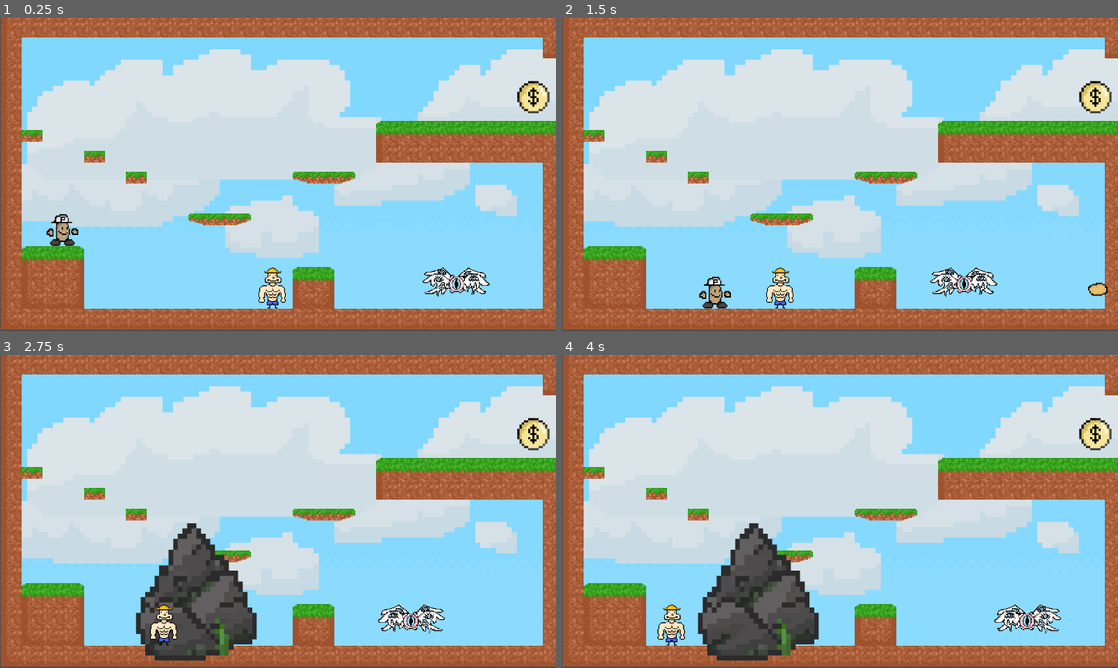
Above: before the commit, frames 1-4 (two rows, left to right).
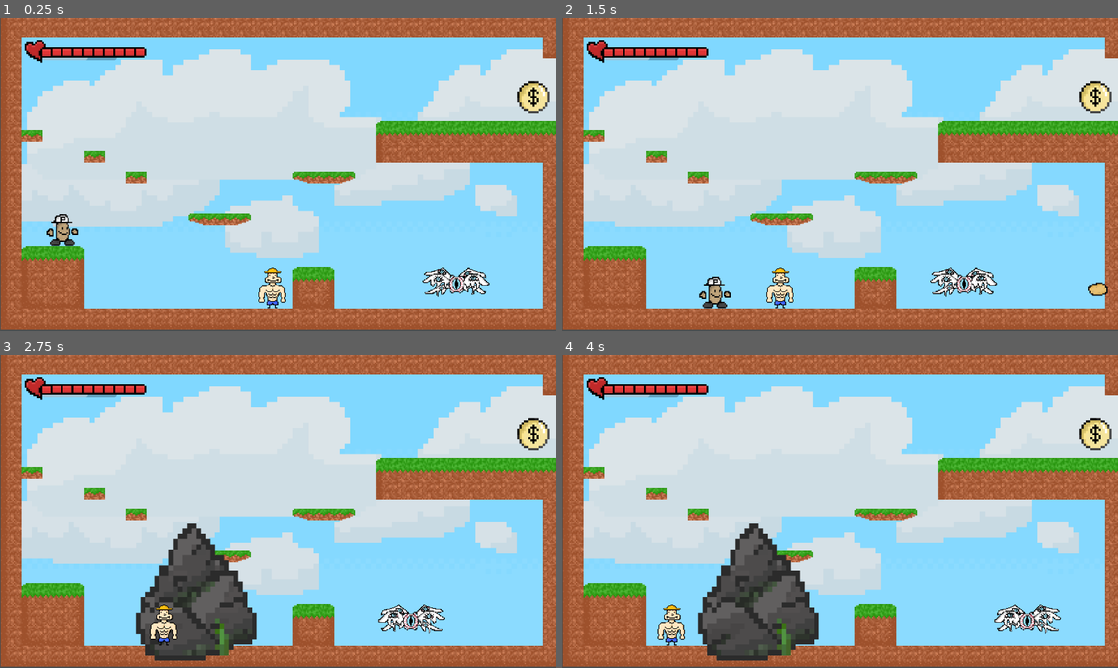
Above: after the commit, the same moments.

Repository: v2Zel/GodotGame
Game: Godot game, scene res://scenes/main.tscn
The game is run twice, just before and just after one commit, with the same random seed, the same clock (stepped at 60 frames per second) and the same inputs. The engine's default icon, where the game draws it, is replaced by a stand-in: a white triangle on a blue panel in a dark square.
Inputs:
- Up to frame 1 (0.25 s): no input
- Up to frame 2 (1.5 s): tap Enter (ui_accept) at 0.5 s; hold D (right) from 0.53 s (still down); tap Up (jump) at 0.77 s
- Up to frame 3 (2.75 s): tap Up (jump) at 1.52 s; release D (right) at 2.03 s; hold A (left) from 2.03 s (still down)
- Up to frame 4 (4 s): release A (left) at 2.78 s; hold D (right) from 2.78 s (still down); tap Up (jump) at 3.02, 3.77 s

The runs differ from the first frame. In frame 1, 0.9% of the frame differs, in the area x 4-27%, y 7-15%; in frame 2, 0.9%; in frame 3, 0.9%; in frame 4, 0.9%.

Commit message:
Added healthbar
not functional

Diff:
--- /dev/null
+++ b/scenes/Healthbar.tscn
@@ -0,0 +1,53 @@
+[gd_scene format=3 uid="uid://7kfx5h1rbg3q"]
+
+[ext_resource type="Texture2D" uid="uid://b8mix84d0ay1h" path="res://assets/images/Healthbar/Health Bar Bar.png" id="1_8un81"]
+[ext_resource type="Texture2D" uid="uid://by8rqvbddbrat" path="res://assets/images/Healthbar/Health Bar Point.png" id="2_1iuoo"]
+
+[node name="ProgressBar" type="ProgressBar" unique_id=452582997]
+offset_right = 172.0
+offset_bottom = 27.0
+value = 60.0
+
+[node name="HealthBarBar" type="Sprite2D" parent="." unique_id=673531497]
+position = Vector2(100, 65)
+texture = ExtResource("1_8un81")
+
+[node name="HealthBarPoint1" type="Sprite2D" parent="." unique_id=1972014584]
+position = Vector2(10, 10)
+texture = ExtResource("2_1iuoo")
+
+[node name="HealthBarPoint2" type="Sprite2D" parent="." unique_id=2079025100]
+position = Vector2(34, 9)
+texture = ExtResource("2_1iuoo")
+
+[node name="HealthBarPoint3" type="Sprite2D" parent="." unique_id=1483601829]
+position = Vector2(57, 9)
+texture = ExtResource("2_1iuoo")
+
+[node name="HealthBarPoint4" type="Sprite2D" parent="." unique_id=2111675746]
+position = Vector2(82, 9)
+texture = ExtResource("2_1iuoo")
+
+[node name="HealthBarPoint5" type="Sprite2D" parent="." unique_id=228894605]
+position = Vector2(106, 9)
+texture = ExtResource("2_1iuoo")
+
+[node name="HealthBarPoint6" type="Sprite2D" parent="." unique_id=344548364]
+position = Vector2(130, 9)
+texture = ExtResource("2_1iuoo")
+
+[node name="HealthBarPoint7" type="Sprite2D" parent="." unique_id=1816238222]
+position = Vector2(154, 9)
+texture = ExtResource("2_1iuoo")
+
+[node name="HealthBarPoint8" type="Sprite2D" parent="." unique_id=1844212992]
+position = Vector2(178, 9)
+texture = ExtResource("2_1iuoo")
+
+[node name="HealthBarPoint9" type="Sprite2D" parent="." unique_id=387981327]
+position = Vector2(202, 9)
+texture = ExtResource("2_1iuoo")
+
+[node name="HealthBarPoint10" type="Sprite2D" parent="." unique_id=126809019]
+position = Vector2(226, 9)
+texture = ExtResource("2_1iuoo")
--- a/scenes/main.tscn
+++ b/scenes/main.tscn
@@ -6,6 +6,7 @@
 [ext_resource type="PackedScene" uid="uid://b4regd2udxwy6" path="res://scenes/timmy.tscn" id="3_sugp2"]
 [ext_resource type="PackedScene" uid="uid://bb6l3r3pewa5" path="res://scenes/angel.tscn" id="5_tbgi4"]
 [ext_resource type="Texture2D" uid="uid://cc7hks4ckwt0a" path="res://assets/images/Sprites/coin.png" id="6_tefeu"]
+[ext_resource type="PackedScene" uid="uid://7kfx5h1rbg3q" path="res://scenes/Healthbar.tscn" id="7_o6xl0"]
 
 [sub_resource type="RectangleShape2D" id="RectangleShape2D_sugp2"]
 size = Vector2(127, 126)
@@ -42,3 +43,9 @@
 position = Vector2(-426, -2)
 
 [node name="Angel" parent="LevelRoot/Enemies" unique_id=1176053781 instance=ExtResource("5_tbgi4")]
+
+[node name="ProgressBar" parent="." unique_id=452582997 instance=ExtResource("7_o6xl0")]
+offset_left = 95.0
+offset_top = 70.0
+offset_right = 267.0
+offset_bottom = 97.0
